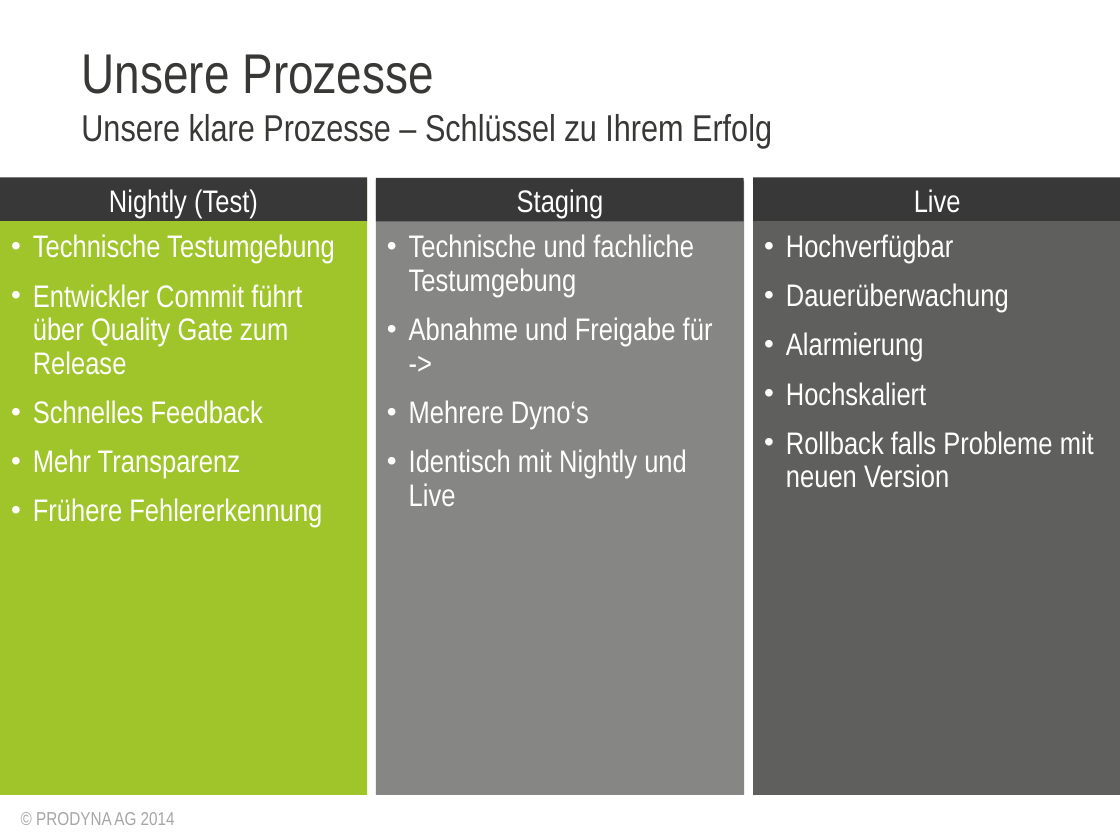
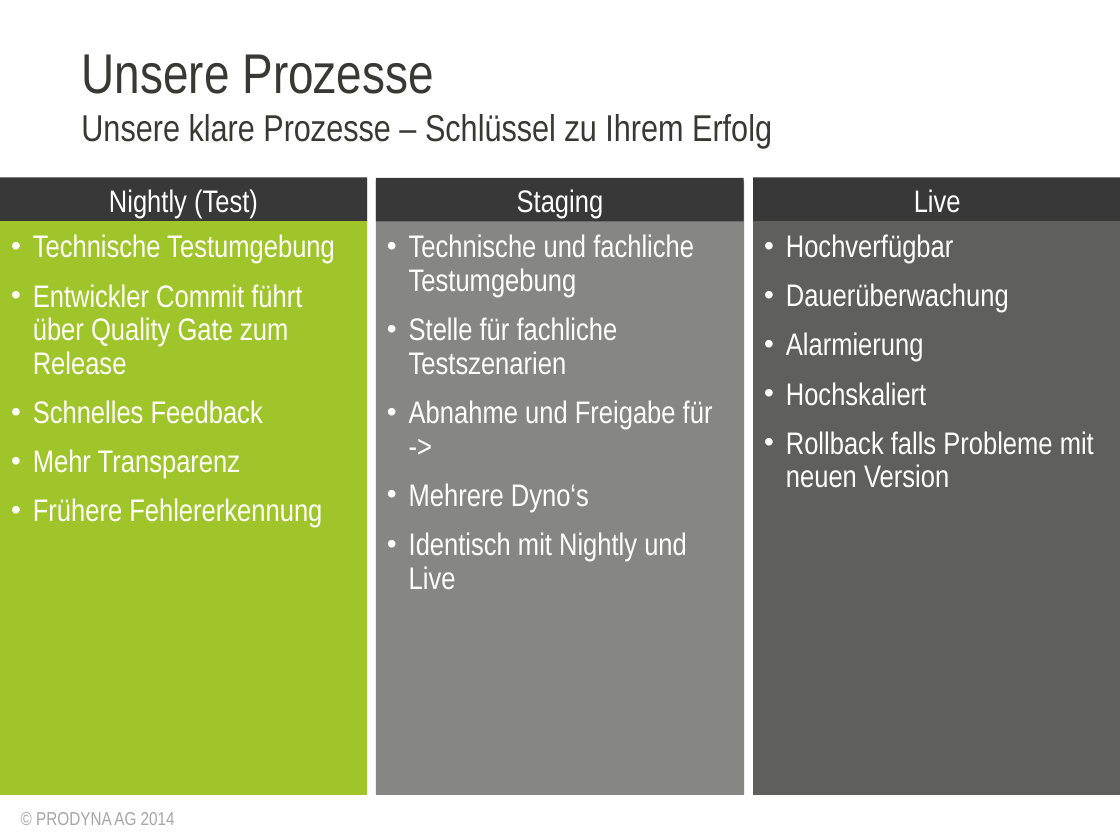
Before and after one commit to lagranovskiy/timetracker-server, a slide deck: slide 21 of doc/AbschlussPräsentation.pptx (slide 19 before the commit). Drawn at 1120x840 pixels with LibreOffice and Linux fonts; fonts in the diff are those of the drawing; background and template pictures are left out. Boxes give left, top, right and bottom in pixels: in the first picture for what was removed or moved away, otherwise in the second. Text is boxed around its words. In the diff, an @@ line names an element or a change of style, - is before the commit and + after.

```diff
--- a/doc/AbschlussPräsentation.pptx
+++ b/doc/AbschlussPräsentation.pptx
@@ text at [409,317,618,374]: paragraph added @@
+• Stelle für fachliche Testszenarien
```
Also in this commit, not shown: 19 other slides changed, 3 slides added, 1 other file.
